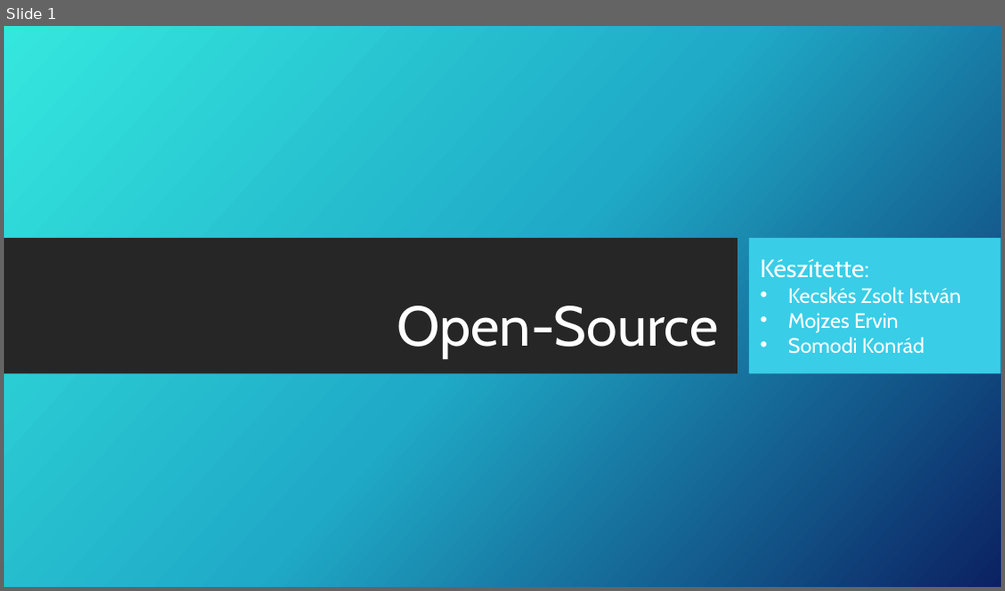
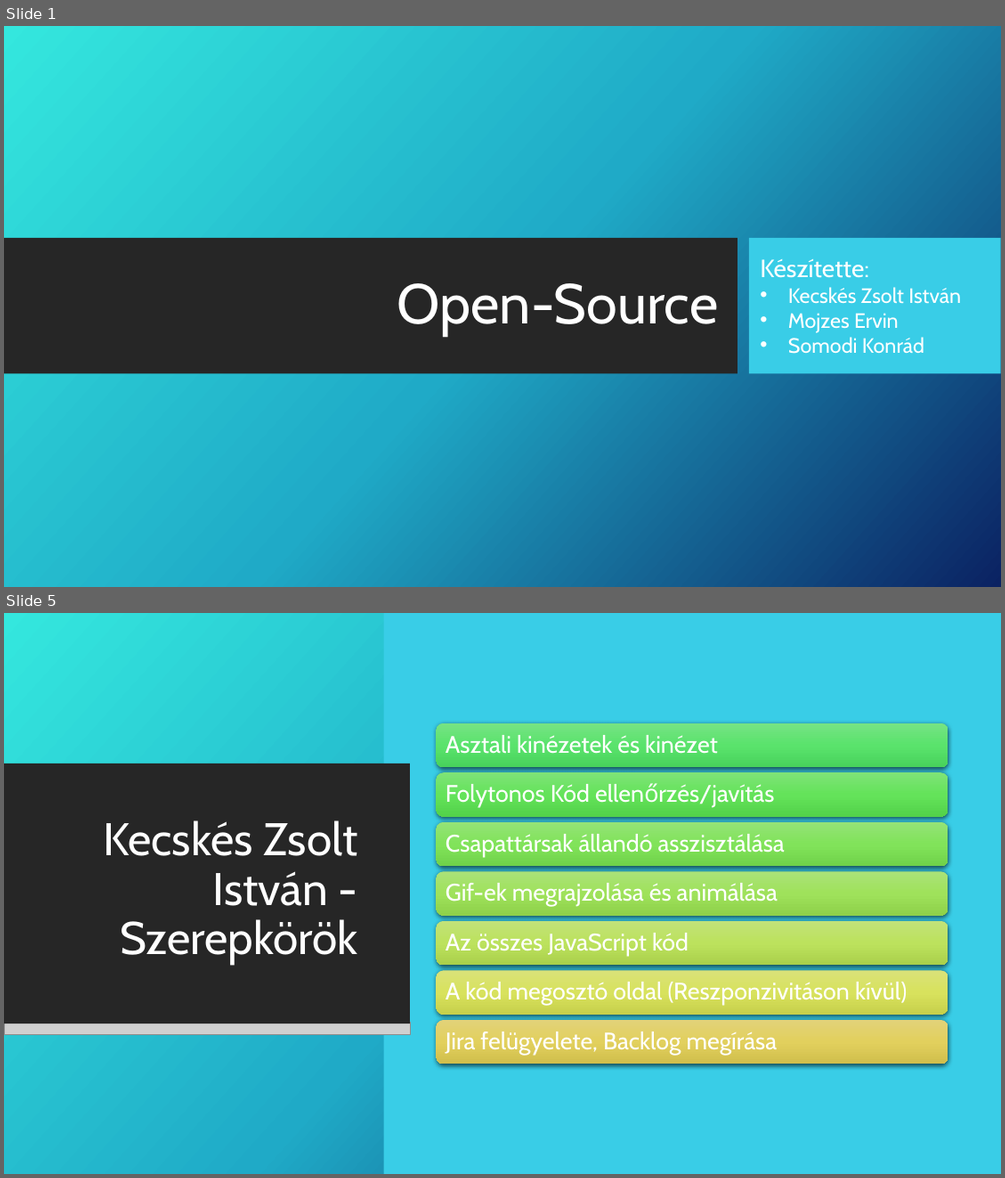
Before and after one commit to kecskeszsoltistvan/NyiltKodok, a slide deck: Open-Source.pptx. Shown one above the other, each under a label of ours: slide 1 before the commit, slides 1 and 5 after it; the slides between them are not shown. The pictures are 1005x591 and 1005x1178 pixels, drawn with LibreOffice and Linux fonts; fonts in the diff are those of the drawing; grey boxes stand for pictures; background and template pictures are left out. Boxes give left, top, right and bottom in pixels: in the first picture for what was removed or moved away, otherwise in the second. Text is boxed around its words. In the diff, an @@ line names an element or a change of style, - is before the commit and + after.

```diff
--- a/Open-Source.pptx
+++ b/Open-Source.pptx
@@ slide 5 added at (x1=4, y1=613, x2=1001, y2=1174), background picture (left out) @@
@@ rectangle added at (x1=4, y1=613, x2=1001, y2=1174), fill gradient #36E6DD to #21ABC8 to #0C2263 @@
@@ rectangle added at (x1=384, y1=613, x2=1001, y2=1174), fill #39CDE7 @@
@@ rectangle added at (x1=4, y1=663, x2=858, y2=775), fill #262626 @@
@@ rectangle added at (x1=870, y1=663, x2=1001, y2=775), fill #39CDE7 @@
@@ rectangle added at (x1=4, y1=763, x2=410, y2=1023), fill #262626 @@
@@ title added at (x1=103, y1=820, x2=357, y2=964), 44 pt, text #FFFFFF @@
+Kecskés Zsolt István - Szerepkörök
@@ picture added at (x1=4, y1=1022, x2=410, y2=1034) @@
@@ group added at (x1=437, y1=723, x2=948, y2=1064): 7 rounded rectangles, 7 texts @@
+Asztali kinézetek és kinézet
+Folytonos Kód ellenőrzés/javítás
+Csapattársak állandó asszisztálása
+Gif-ek megrajzolása és animálása
+Az összes JavaScript kód
+A kód megosztó oldal (Reszponzivitáson kívül)
+Jira felügyelete, Backlog megírása
@@ slide 1 changed as well @@
@@ title "Open-Source" moved from (x1=397, y1=305, x2=719, y2=359) to (x1=397, y1=283, x2=719, y2=337) @@
```
Also in this commit, not shown: 2 other slides changed, 1 other slide added, 2 slides removed.
